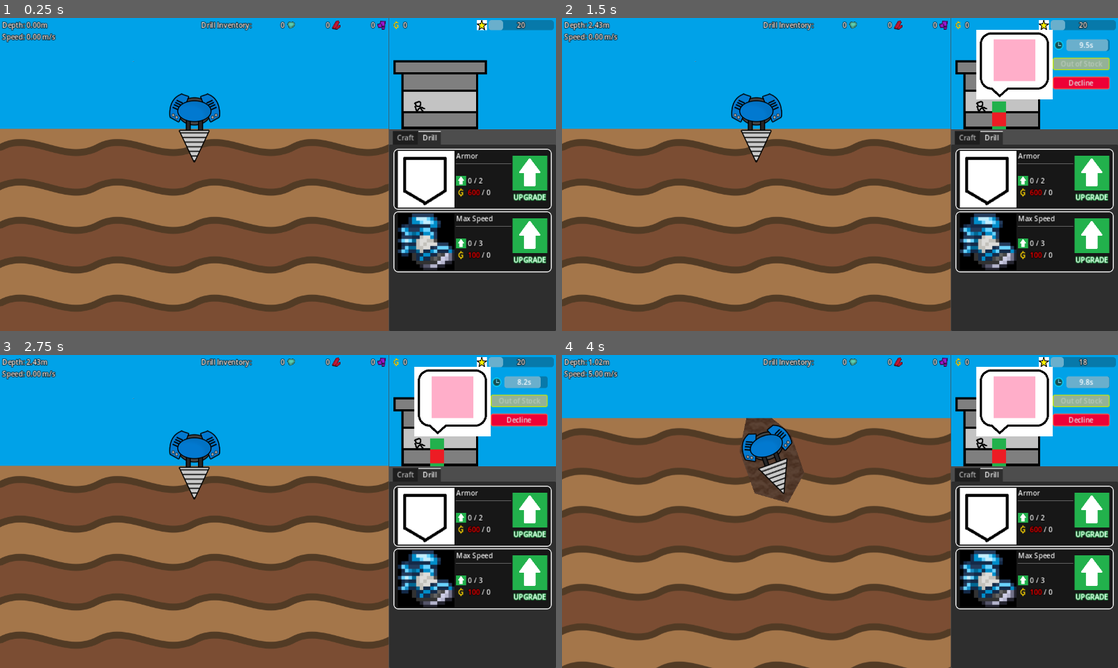
Above: before the commit, frames 1-4 (two rows, left to right).
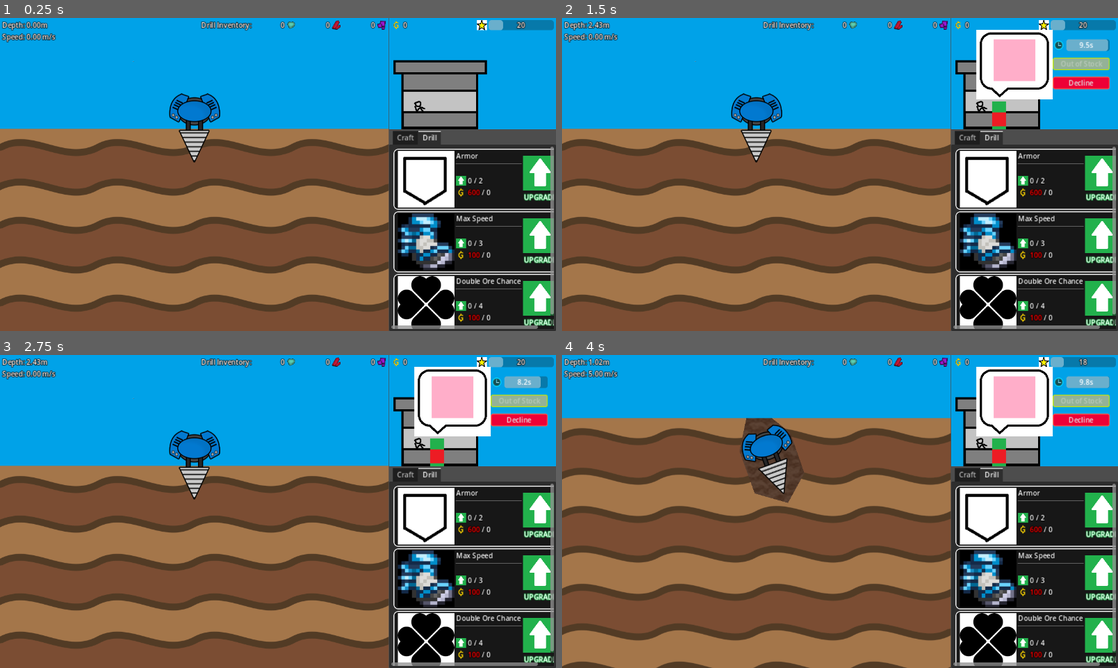
Above: after the commit, the same moments.

Repository: aNotSoCleverName/mechanicore
Game: Godot game, scene res://Main.tscn
The game is run twice, just before and just after one commit, with the same random seed, the same clock (stepped at 60 frames per second) and the same inputs.
Inputs:
- Up to frame 1 (0.25 s): no input
- Up to frame 2 (1.5 s): tap Enter (ui_accept) at 0.5, 0.77 s; hold Right (ui_right) 0.53-1.28 s; tap R at 0.6, 1.35 s; hold Down (ui_down) from 1.28 s (still down)
- Up to frame 3 (2.75 s): tap Enter (ui_accept) at 1.52 s; release Down (ui_down) at 2.03 s; hold Right (ui_right) from 2.03 s (still down); tap R at 2.1 s
- Up to frame 4 (4 s): release Right (ui_right) at 2.75 s; click "Decline" at 2.75 s; tap Enter (ui_accept) at 3.5, 3.77 s; hold Up (ui_up) from 3.53 s (still down); tap R at 3.6 s

The runs differ from the first frame. In frame 1, 4.8% of the frame differs, in the area x 70-100%, y 41-100%; in frame 2, 4.8%; in frame 3, 4.8%; in frame 4, 4.8%.

Commit message:
Added double ore chance upgrade

Diff:
--- a/Base/Base.tscn
+++ b/Base/Base.tscn
@@ -18,6 +18,7 @@
 [ext_resource type="Resource" uid="uid://bphf43yah6k8p" path="res://Base/Menu/Drill/Resource/Max Shield.tres" id="16_3qowb"]
 [ext_resource type="Texture2D" uid="uid://b3flhfg7opk2j" path="res://Base/Menu/Drill/Drill Upgrade Node/Max Speed.png" id="17_a48gh"]
 [ext_resource type="Script" path="res://Base/Menu/Drill/Drill Upgrade.gd" id="18_5kihq"]
+[ext_resource type="Texture2D" uid="uid://cv1aysv28yyfh" path="res://Base/Menu/Drill/Drill Upgrade Node/Double Ore Chance.png" id="19_m043r"]
 
 [sub_resource type="Resource" id="Resource_hecib"]
 script = ExtResource("2_36thw")
@@ -38,6 +39,15 @@
 maxLevel = 3
 statChange = Array[float]([100.0, 200.0, 300.0])
 prices = Array[int]([100, 100, 100])
+
+[sub_resource type="Resource" id="Resource_ag7ko"]
+script = ExtResource("18_5kihq")
+stats = 2
+icon = ExtResource("19_m043r")
+name = "Double Ore Chance"
+maxLevel = 4
+statChange = Array[float]([0.1, 0.2, 0.3, 0.4])
+prices = Array[int]([100, 100, 100, 100])
 
 [node name="Base" type="VBoxContainer"]
 anchors_preset = 11
@@ -237,6 +247,10 @@
 layout_mode = 2
 drillUpgrade = SubResource("Resource_ftqny")
 
+[node name="Double Ore Chance" parent="Menu/Drill/MarginContainer/ScrollContainer/MarginContainer/Upgrades" instance=ExtResource("15_1nhla")]
+layout_mode = 2
+drillUpgrade = SubResource("Resource_ag7ko")
+
 [connection signal="tree_entered" from="." to="." method="_on_tree_entered"]
 [connection signal="tree_entered" from="Shop/Shop/Top Bar/HBoxContainer/Money/Label" to="Shop/Shop/Top Bar/HBoxContainer/Money/Label" method="_on_tree_entered"]
 [connection signal="tree_entered" from="Shop/Shop/Top Bar/HBoxContainer/Reputation" to="Shop/Shop/Top Bar/HBoxContainer/Reputation" method="_on_tree_entered"]
--- a/Endless Run/Drill/Drill.gd
+++ b/Endless Run/Drill/Drill.gd
@@ -122,7 +122,11 @@
 
 	SignalBus_EndlessRun.ore_pick.connect(
 		func (inOre: Ore):
-			self.inventory[inOre.oreType] += 1;
+			var doubleOreChance: float = self.upgradeComponentContainer._stats[UpgradeComponentContainer.EStatsKeys.doubleOreChance];
+			if (randf() < doubleOreChance):
+				self.inventory[inOre.oreType] += 2;
+			else:
+				self.inventory[inOre.oreType] += 1;
 	)
 
 	SignalBus_EndlessRun.bomb_explode.connect(
--- a/Endless Run/Drill/Upgrade Components.gd
+++ b/Endless Run/Drill/Upgrade Components.gd
@@ -8,10 +8,12 @@
 {
 	maxShield,
 	maxSpeed,
+	doubleOreChance,
 }
 var _stats: Dictionary = {
 	EStatsKeys.maxShield: 0,
 	EStatsKeys.maxSpeed: 0,
+	EStatsKeys.doubleOreChance: 0,
 }
 func _updateStats(inKey: EStatsKeys, inValue: float):
 	self._stats[inKey] = inValue;
Not shown: 1 places in Base/Base.tscn that only renumber resources
Binary file added: Base/Menu/Drill/Drill Upgrade Node/Double Ore Chance.png
Not shown, added: Base/Menu/Drill/Drill Upgrade Node/Double Ore Chance.png.import
